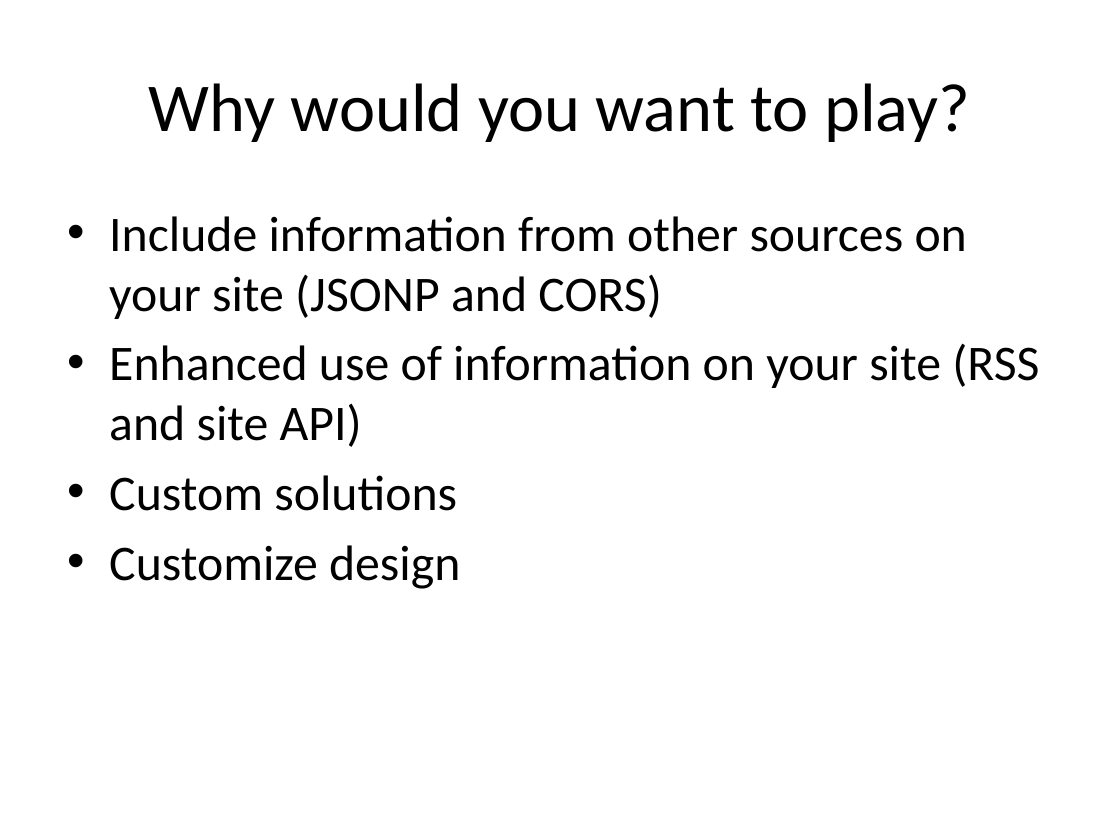
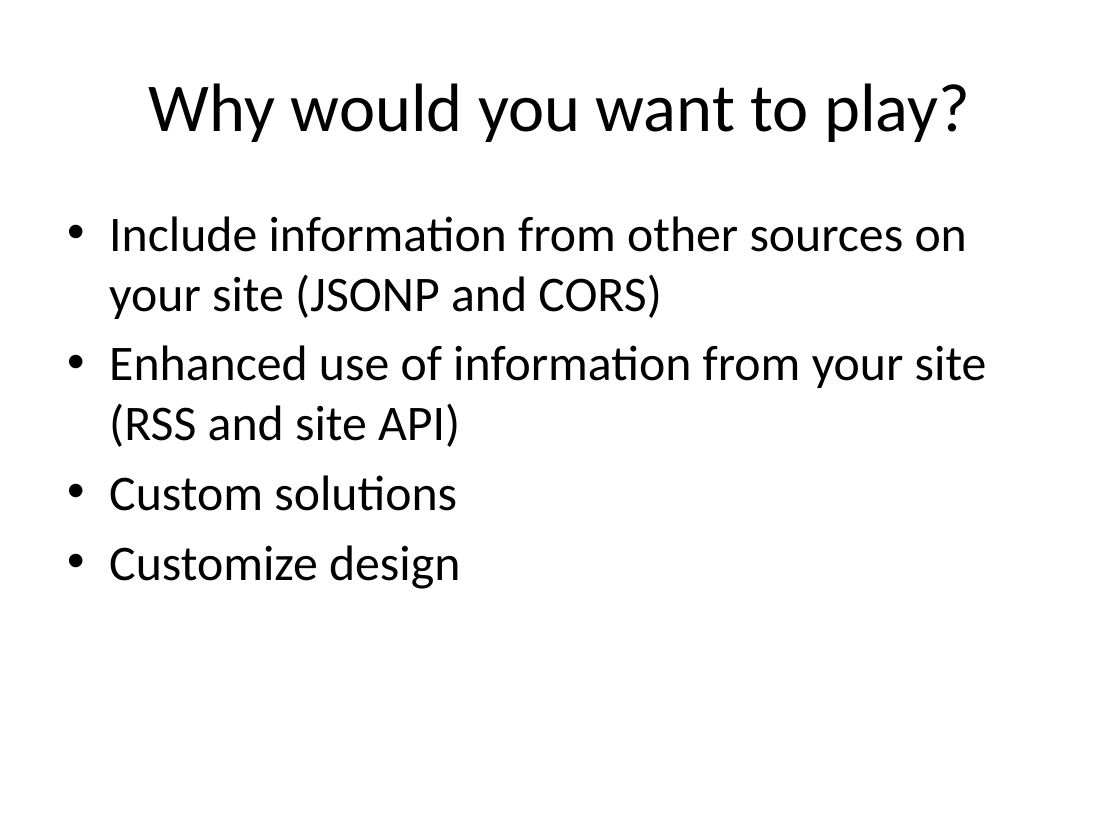
Before and after one commit to paul-burtness/webdevmojo, a slide deck: slide 11 of webdevmojo.pptx. Drawn at 1120x840 pixels with LibreOffice and Linux fonts; fonts in the diff are those of the drawing. Boxes give left, top, right and bottom in pixels: in the first picture for what was removed or moved away, otherwise in the second. Text is boxed around its words. In the diff, an @@ line names an element or a change of style, - is before the commit and + after.

```diff
--- a/webdevmojo.pptx
+++ b/webdevmojo.pptx
@@ text at [109, 345, 987, 447]: text changed @@
-• Enhanced use of information on your site (RSS and site API)
+• Enhanced use of information from your site (RSS and site API)
```
Also in this commit, not shown: 4 other slides changed, 3 other files.
